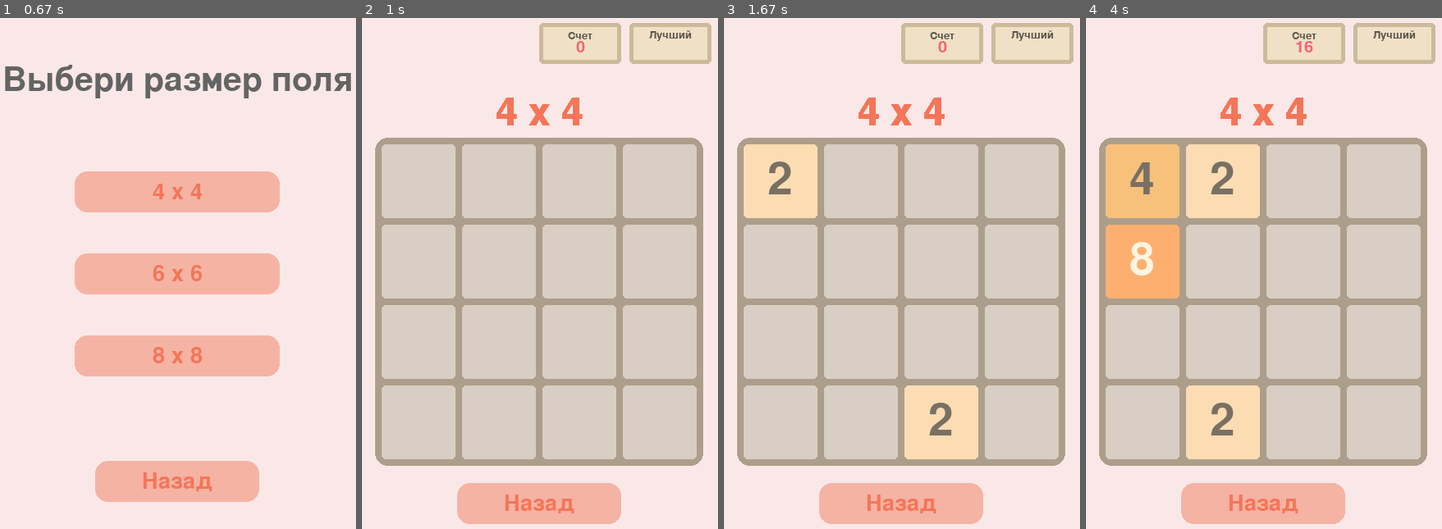
Above: before the commit, frames 1-4 (left to right).
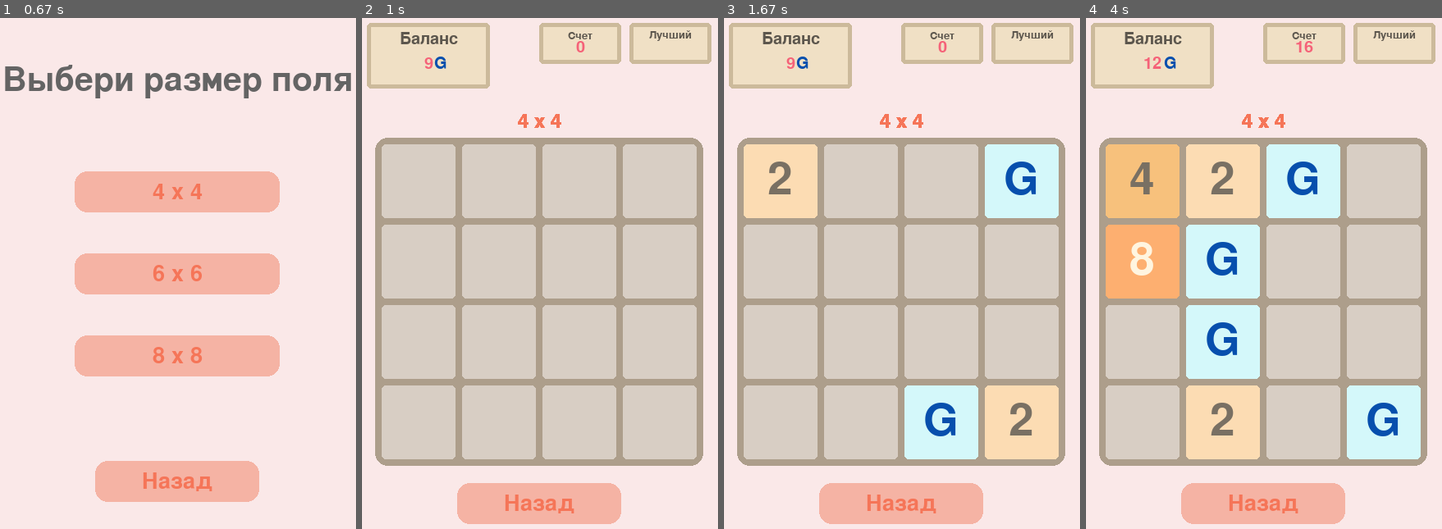
Above: after the commit, the same moments.

Repository: NaFo61/2048_Pygame
Game: pygame game, started from game/main.py
Two runs of this game, one before a commit and one after it. Both use one fixed random seed, a clock stepped at 60 frames per second and the inputs below.
Inputs:
- Up to frame 1 (0.67 s): click "Играть" at 0.38 s
- Up to frame 2 (1 s): click "4 x 4" at 0.72 s
- Up to frame 3 (1.67 s): hold Right 1-1.47 s; hold Up from 1.5 s (still down)
- Up to frame 4 (4 s): release Up at 1.8 s; hold Right 1.83-2.3 s; hold Left 2.33-2.87 s; hold Down 2.9-3.2 s; hold Left 3.23-3.63 s; hold Up from 3.67 s (still down)

Frame 1 is identical in both runs. In frame 2, 5.0% of the frame differs, in the area x 1-62%, y 0-22%; in frame 3, 14%; in frame 4, 17%, in the area x 1-95%, y 0-87%.

Commit message:
update all project

Diff:
--- a/game/main.py
+++ b/game/main.py
@@ -24,13 +24,13 @@
         self.board = [
             [0 for _ in range(self.value)] for _ in range(self.value)
         ]
-        self.collected_g = 0
+        self.collected_g = 9
 
         # Шансы на выпадение чисел
         self.chances = {
             "2": 90,  # Шанс на выпадение числа <2>
             "4": 10,  # Шанс на выпадение числа <4>
-            "G": 5,  # Шанс на появление гема
+            "G": 100,  # Шанс на появление гема
         }
 
     def render(self, screen):
@@ -45,16 +45,51 @@
         width, height = self.screen_size
 
         # <===== Надпись размер поля =====>
-        font = pygame.font.SysFont("spendthrift", 70)
+        font = pygame.font.SysFont("spendthrift", 35)
         text = font.render(
             f"{self.value} x {self.value}", True, style.S_BUTTON_TEXT
         )
 
         button_x_text = width // 2 - text.get_width() // 2
-        button_y_text = 120 - text.get_height() // 2
+        button_y_text = 130 - text.get_height() // 2
 
         screen.blit(text, (button_x_text, button_y_text))
         # <===== Надпись размер поля =====>
+
+        # <===== Твой баланс =====>
+        pygame.draw.rect(screen, style.S_TABLE_SCORE, (40, 10, 150, 80), 0, 5)
+        pygame.draw.rect(
+            screen, style.S_TABLE_SCORE_BORDER, (40, 10, 150, 80), 5, 5
+        )
+        font = pygame.font.SysFont("spendthrift", 30)
+        text = font.render("Баланс", True, style.S_TABLE_SCORE_TEXT)
+
+        button_x_text = 115 - text.get_width() // 2
+        button_y_text = 30 - text.get_height() // 2
+
+        screen.blit(text, (button_x_text, button_y_text))
+
+        font = pygame.font.SysFont("spendthrift", 30)
+        col_text = font.render(
+            f"{self.collected_g}", True, style.S_TABLE_SCORE_TEXT_VALUE
+        )
+
+        button_x_text = 115 - col_text.get_width() // 2
+        button_y_text = 60 - col_text.get_height() // 2
+
+        screen.blit(col_text, (button_x_text, button_y_text))
+
+        # Дальше G
+        font = pygame.font.SysFont("spendthrift", 30)
+        g_text = font.render(
+            "G", True, style.S_TABLE_SCORE_TEXT_VALUE_G
+        )
+
+        button_x_text = 115 + col_text.get_width() - len(str(self.collected_g)) * 4
+        button_y_text = 60 - g_text.get_height() // 2
+
+        screen.blit(g_text, (button_x_text, button_y_text))
+        # <===== Твой баланс =====>
 
         # <===== Твои очки =====>
         pygame.draw.rect(screen, style.S_TABLE_SCORE, (250, 10, 100, 50), 0, 5)
--- a/game/style.py
+++ b/game/style.py
@@ -7,6 +7,7 @@
 S_TABLE_SCORE = (240, 224, 197)
 S_TABLE_SCORE_TEXT = (92, 86, 77)
 S_TABLE_SCORE_TEXT_VALUE = (245, 98, 120)
+S_TABLE_SCORE_TEXT_VALUE_G = (7, 79, 173)
 S_TABLE_SCORE_BORDER = (204, 186, 155)
 
 S_MAIN_TITLE = (100, 100, 100)
